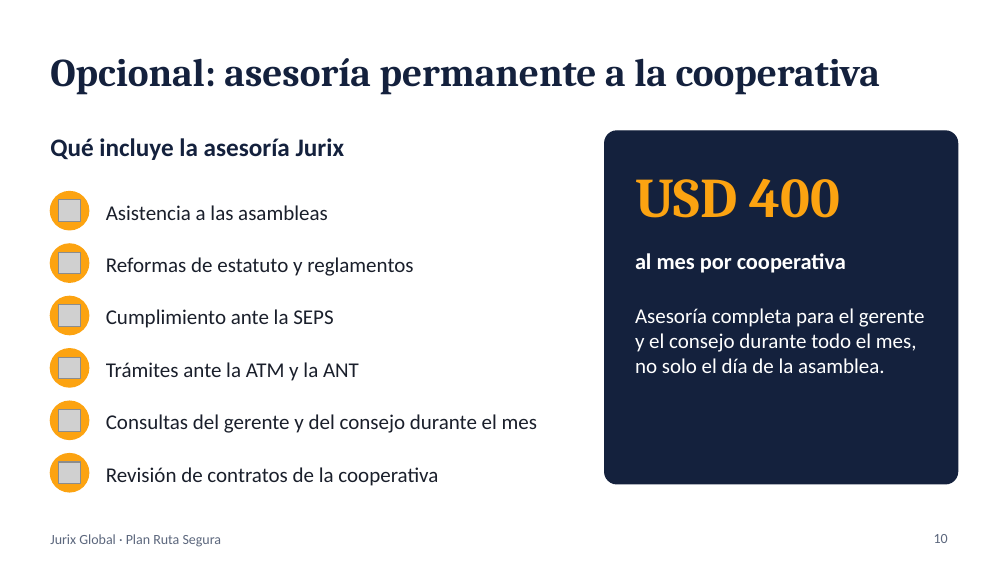
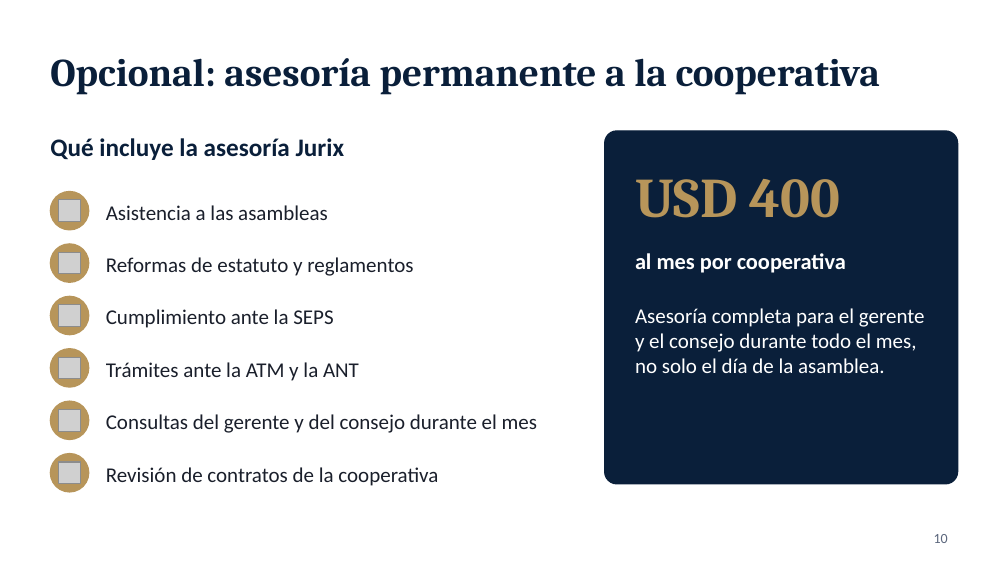
Before and after one commit to fernandotufino1983-arch/Almacenamiento-claude, a slide deck: slide 10 of jurix-global/presentacion-plan-ruta-segura-version-b.pptx. Drawn at 1008x567 pixels with LibreOffice and Linux fonts; fonts in the diff are those of the drawing; grey boxes stand for pictures; background and template pictures are left out. Boxes give left, top, right and bottom in pixels: in the first picture for what was removed or moved away, otherwise in the second. Text is boxed around its words. In the diff, an @@ line names an element or a change of style, - is before the commit and + after.

```diff
--- a/jurix-global/presentacion-plan-ruta-segura-version-b.pptx
+++ b/jurix-global/presentacion-plan-ruta-segura-version-b.pptx
@@ rounded rectangle at (605,131,958,484): fill #14213D to #0A1F3A; outline #14213D 1 pt to #0A1F3A 1 pt @@
@@ text "USD 400" at (635,179,841,218): text colour #FCA311 to #B7955A @@
@@ fill #FCA311 to #B7955A; outline #FCA311 1 pt to #B7955A 1 pt in 6 elements at (50,192,89,230), (50,244,89,282), (50,296,89,335), (50,349,89,387), (50,401,89,439), (50,454,89,492) @@
@@ text removed at (50,534,222,547) @@
-Jurix Global · Plan Ruta Segura
```
Also in this commit, not shown: 10 other slides changed, 5 other files.
